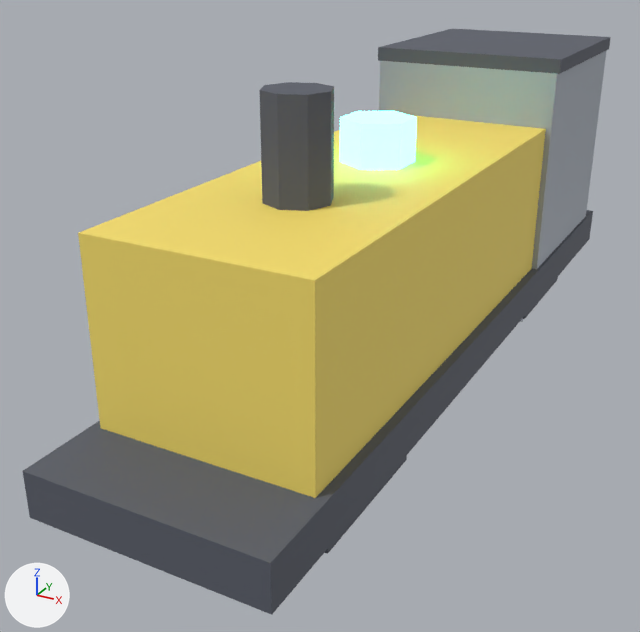
Renders of the glTF model arte/modelos/transporte/veiculos/locomotiva/locomotiva.glb from each side of a commit.
Camera for both pictures: a 50 mm camera at (1.18, -2.72, 1.53) aimed at (-0.19, -0.23, 0.29). Every picture has the same lights, and +X, +Y and +Z are marked at lower left. The older version comes first. Where no turn or scale is listed for an object, it has been applied to the vertices. Vertices at exactly the same position are counted once.

Before the edit, the objects in view are built like this:
```python
me_locomotiva_corpo = bpy.data.meshes.new('locomotiva_corpo')
me_locomotiva_corpo.from_pydata(...)  # a box spanning x -0.36..0.36, y -1.45..1.45, z 0.04..0.18, material slot 0; a box spanning x -0.36..0.36, y 0.55..1.35, z 0.93..0.98, material slot 0; a box spanning x -0.3..0.3, y 1.4..1.48, z 0.06..0.16, material slot 0; an 8-sided cylinder along z spanning x -0.1..0.1, y -0.8..-0.6, z 0.73..1.03, material slot 0; a box spanning x -0.35..0.35, y 0.55..1.35, z 0.18..0.93, material slot 1; a box spanning x -0.33..0.33, y -1.2..0.55, z 0.18..0.73, material slot 2; a 6-sided cylinder along z spanning x -0.1..0.1, y -0.32..-0.08, z 0.73..0.87, material slot 3; a box spanning x -0.3..0.3, y 1.35..1.37, z 0.53..0.8, material slot 4
me_locomotiva_corpo.materials.append(mat_p_escuro)  # dark grey #595d69
me_locomotiva_corpo.materials.append(mat_p_metal)  # light grey #adb5bf
me_locomotiva_corpo.materials.append(mat_p_faixa)  # yellow #f9e16c
me_locomotiva_corpo.materials.append(mat_p_cristal)  # cyan #6cffe1, glowing cyan #6cffe1
me_locomotiva_corpo.materials.append(mat_p_vidro)  # cyan #c4e7f3
ob_locomotiva_corpo = bpy.data.objects.new('locomotiva_corpo', me_locomotiva_corpo)
ob_locomotiva_corpo.location = (0.0, 0.0, 0.12)
```
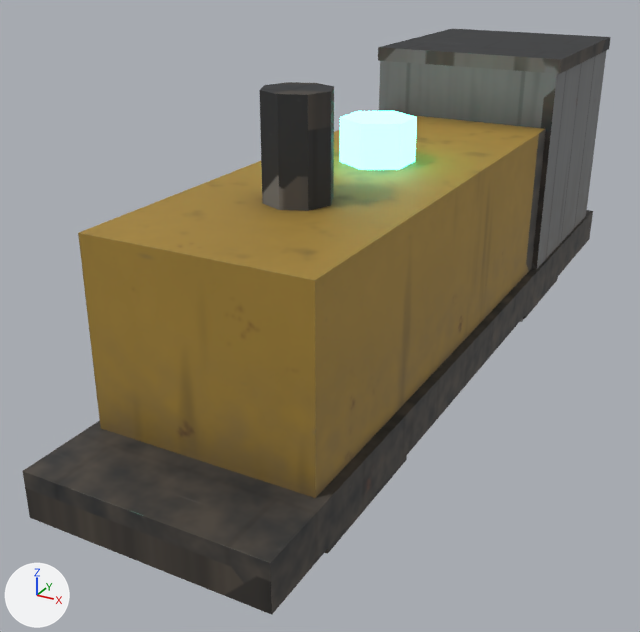
What differs and where, as boxes (x1, y1, x2, y2) in the pictures (640 x 632 px):
'locomotiva_corpo', recoloured, surface changed (darker)
    both: (23, 29, 611, 615)
part 1 of me_locomotiva_corpo, recoloured (darker)
    both: (23, 29, 611, 615)
part 2 of me_locomotiva_corpo, recoloured (light grey to grey)
    both: (379, 50, 607, 269)
part 3 of me_locomotiva_corpo, recoloured (yellow to brown)
    both: (78, 115, 546, 498)
part 4 of me_locomotiva_corpo, surface changed (darker)
    both: (23, 29, 611, 615)

Diff of the bpy script that builds the scene:
```diff
--- a/arte/modelos/transporte/veiculos/locomotiva/locomotiva.glb.py
+++ b/arte/modelos/transporte/veiculos/locomotiva/locomotiva.glb.py
@@ img_locomotiva_tex @@
+img_locomotiva_tex = load_image('locomotiva_tex', '_unpacked/locomotiva_tex', 1024, 1024, 'sRGB')
@@ mat_locomotiva_tex @@
+mat_locomotiva_tex = principled_material('locomotiva_Tex')
+mat_locomotiva_tex.texture = img_locomotiva_tex
+mat_locomotiva_tex.metallic = 0.15
+mat_locomotiva_tex.roughness = 0.7
@@ me_locomotiva_corpo @@
 me_locomotiva_corpo.from_pydata(...)  # 76 vertices, 120 faces; spans x -0.36..0.36, y -1.45..1.48, z 0.04..1.03
 # used by ob_locomotiva_corpo; location = (0.0, 0.0, 0.12)
+# me_locomotiva_corpo part 1: all 64 faces that had it switch from mat_p_escuro (dark grey #595d69) to mat_locomotiva_tex (picture img_locomotiva_tex)
+# me_locomotiva_corpo part 2: all 12 faces that had it switch from mat_p_metal (light grey #adb5bf) to mat_locomotiva_tex (picture img_locomotiva_tex)
+# me_locomotiva_corpo part 3: all 12 faces that had it switch from mat_p_faixa (yellow #f9e16c) to mat_locomotiva_tex (picture img_locomotiva_tex)
+# me_locomotiva_corpo part 4: texture (UV) coordinates of 120 of 120 faces, centred in x -0.36..0.36, y -1.45..1.48, z 0.04..1.03, changed; they spanned u 0.0..0.0, v 0.0..0.0 and now span u 0.0..0.98, v 0.0..0.99
 me_locomotiva_corpo.materials.append(mat_p_cristal)
```
